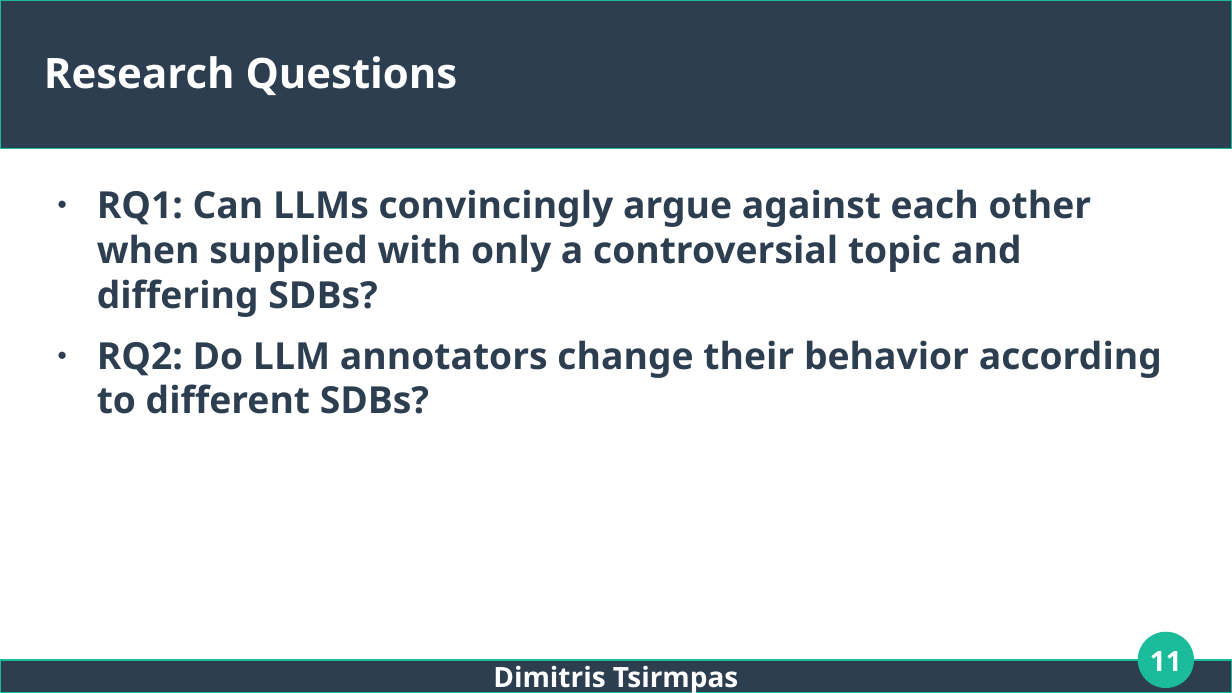
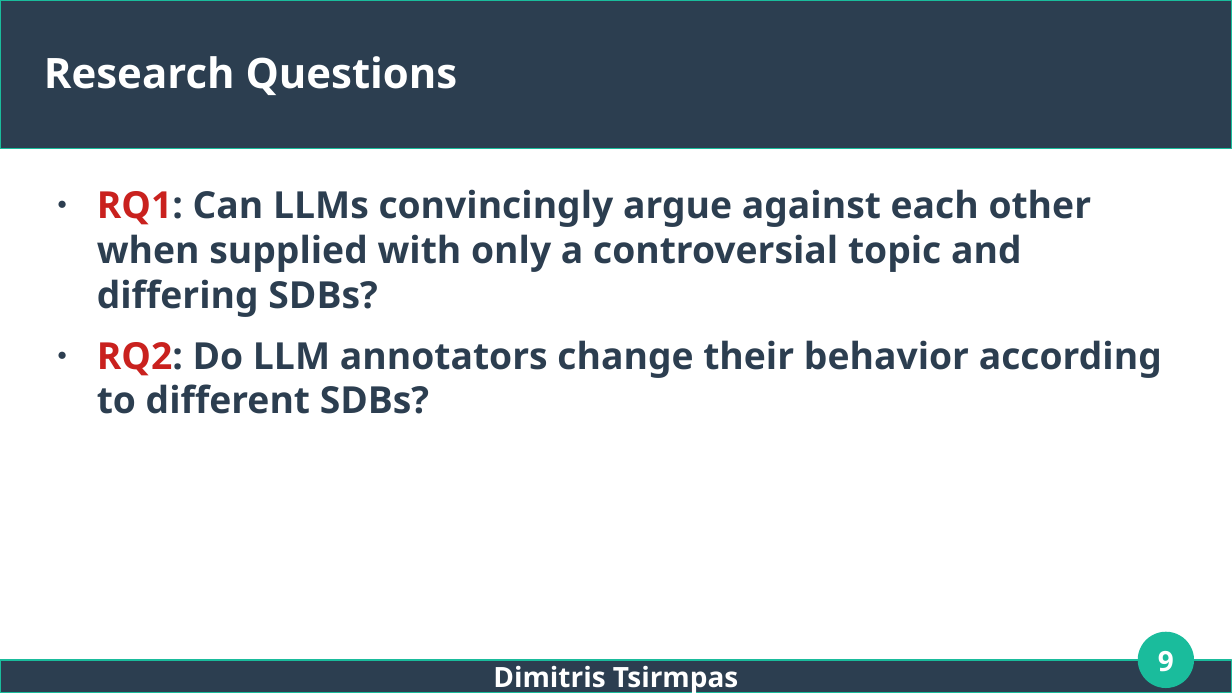
Before and after one commit to dimits-ts/llm_moderation_research, a slide deck: slide 9 of presentations/thesis.odp (slide 11 before the commit). Drawn at 1232x693 pixels with LibreOffice and Linux fonts; fonts in the diff are those of the drawing. Boxes give left, top, right and bottom in pixels: in the first picture for what was removed or moved away, otherwise in the second. Text is boxed around its words. In the diff, an @@ line names an element or a change of style, - is before the commit and + after.

```diff
--- a/presentations/thesis.odp
+++ b/presentations/thesis.odp
@@ text "RQ1: Can LLMs convincingly argue ..." at (x1=97, y1=189, x2=1162, y2=414): text colour #2C3E50 to #C9211E in "RQ1:", "RQ2:" @@
@@ page number at (x1=1158, y1=651, x2=1174, y2=672): text changed @@
-11
+9
```
Also in this commit, not shown: 15 other slides changed, 4 slides added, 1 slide removed.
